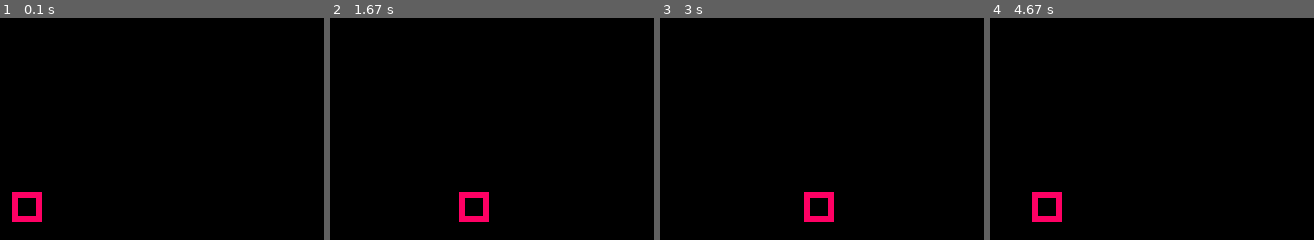
Above: before the commit, frames 1-4 (left to right).
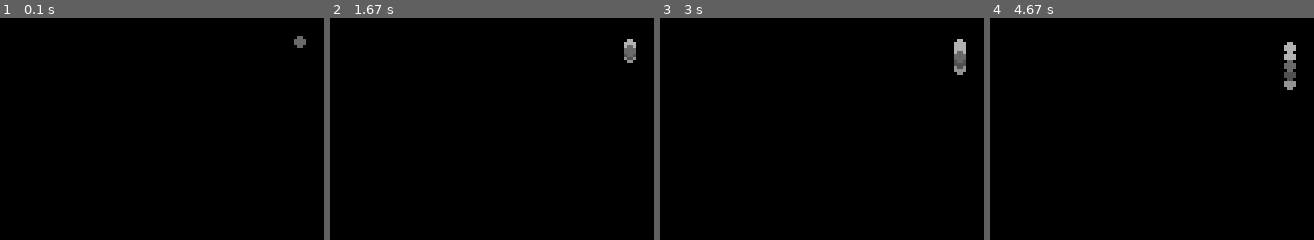
Above: after the commit, the same moments.

Repository: sorenpraestegaard/pygametest
Game: pygame game, started from myGame.py
The game is run twice, just before and just after one commit, with the same random seed, the same clock (stepped at 60 frames per second) and the same inputs.
Inputs:
- Up to frame 1 (0.1 s): no input
- Up to frame 2 (1.67 s): no input
- Up to frame 3 (3 s): no input
- Up to frame 4 (4.67 s): no input

The runs differ from the first frame. In frame 1, 1.0% of the frame differs, in the area x 3-95%, y 8-92%; in frame 2, 1.2%; in frame 3, 1.4%; in frame 4, 1.5%, in the area x 12-95%, y 10-92%.

Commit message:
Particles added

Diff:
--- a/myGame.py
+++ b/myGame.py
@@ -1,5 +1,6 @@
 import pygame
 import math
+from particles import Particle
 
 pygame.init()
 
@@ -10,17 +11,23 @@
 time = 0
 screen = pygame.display.set_mode(size)
 running = True
+particles = []
+
+for i in range(300):
+	particles.append(Particle(100,50))
 
 while running:
+	time = pygame.time.get_ticks()
 	for event in pygame.event.get():
 			if event.type == pygame.QUIT:
 				running = False
 
-	time = time + 0.01
-	pos[0] = 50 * math.sin(time)
+	for p in particles:
+		p.move(time)
 
 	screen.fill(black)
-	pygame.draw.rect(screen, (255, 0, 100), [pos[0], pos[1], 10, 10], 2)
+	for p in particles:
+		p.draw_particle(screen)
 	pygame.display.flip()
 
 pygame.display.quit()
--- /dev/null
+++ b/particles.py
@@ -0,0 +1,25 @@
+from math import sin
+from random import randint
+import pygame
+
+class Particle():
+
+    def __init__(self, posx, posy):
+        col = randint(0,255)
+        self.col = (col, col, col)
+        self.startpos = [posx, posy]
+        self.pos = [posx, posy]
+        self.dy = float(randint(1,5))/100
+        self.dx = randint(3,5)
+
+    def move(self, t):
+        dist = abs(self.startpos[0] - self.pos[0])
+        if dist < 100:
+            self.pos[0] += self.dx * dist/100 * sin(t)
+            self.pos[1] += self.dy
+        else:
+            self.pos[0] = self.startpos[0]
+            self.pos[1] = self.startpos[1]
+
+    def draw_particle(self, display):
+        pygame.draw.circle(display, self.col, (int(self.pos[0]), int(self.pos[1])), 2)
